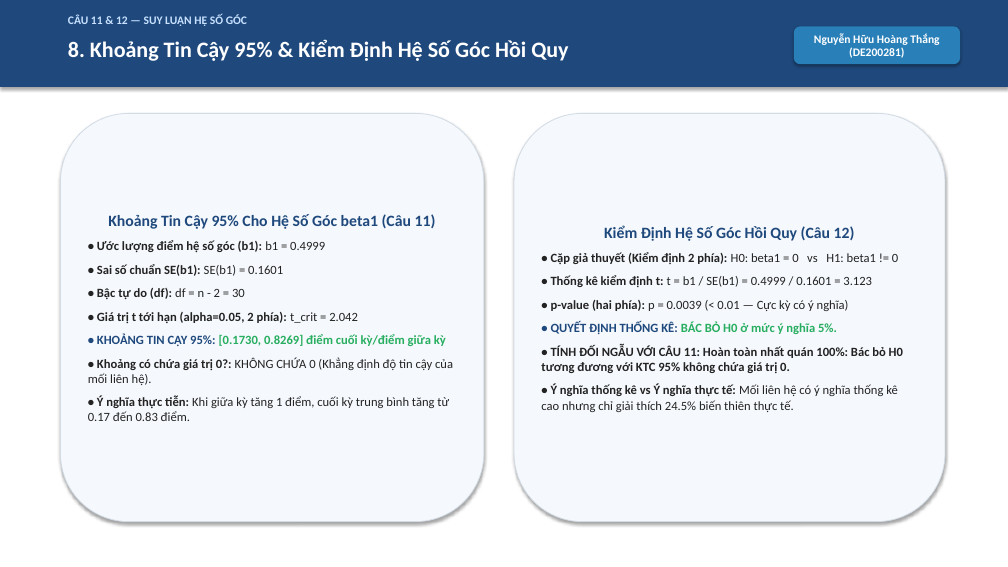
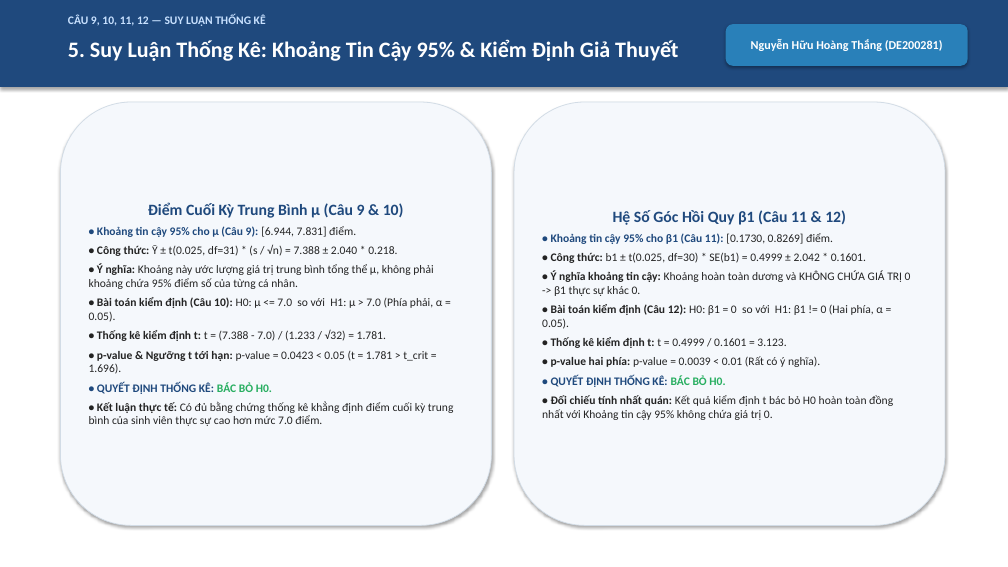
Before and after one commit to hieune321/mas-project-topic1, a slide deck: slide 6 of outputs/reports/Computer_Project_Topic_1_Slides.pptx (slide 9 before the commit). Drawn at 1008x567 pixels with LibreOffice and Linux fonts; fonts in the diff are those of the drawing. Boxes give left, top, right and bottom in pixels: in the first picture for what was removed or moved away, otherwise in the second. Text is boxed around its words. In the diff, an @@ line names an element or a change of style, - is before the commit and + after.

```diff
--- a/outputs/reports/Computer_Project_Topic_1_Slides.pptx
+++ b/outputs/reports/Computer_Project_Topic_1_Slides.pptx
@@ text at [68,14,266,26]: text changed @@
-CÂU 11 & 12 — SUY LUẬN HỆ SỐ GÓC
+CÂU 9, 10, 11, 12 — SUY LUẬN THỐNG KÊ
@@ rounded rectangle "Nguyễn Hữu Hoàng Thắng (DE200281)": place and size @@
-rounded rectangle "Nguyễn Hữu Hoàng Thắng (DE200281)" at [794,26,960,64]
+rounded rectangle "Nguyễn Hữu Hoàng Thắng (DE200281)" at [726,24,968,66]
@@ rounded rectangle "Nguyễn Hữu Hoàng Thắng (DE200281)" at [726,24,968,66]: size 11 to 11.5 pt @@
@@ text at [68,39,678,61]: text changed @@
-8. Khoảng Tin Cậy 95% & Kiểm Định Hệ Số Góc Hồi Quy
+5. Suy Luận Thống Kê: Khoảng Tin Cậy 95% & Kiểm Định Giả Thuyết
@@ rounded rectangle "Điểm Cuối Kỳ Trung Bình ...": place and size @@
-rounded rectangle "Điểm Cuối Kỳ Trung Bình ..." at [60,113,484,522]
+rounded rectangle "Điểm Cuối Kỳ Trung Bình ..." at [60,102,492,526]
@@ rounded rectangle "Hệ Số Góc Hồi Quy ...": place and size @@
-rounded rectangle "Hệ Số Góc Hồi Quy ..." at [514,113,945,522]
+rounded rectangle "Hệ Số Góc Hồi Quy ..." at [514,102,945,526]
@@ text in rounded rectangle at [89,202,453,426]: text changed; size 12 to 11 pt; bold off @@
-Khoảng Tin Cậy 95% Cho Hệ Số Góc beta1 (Câu 11)
-• Ước lượng điểm hệ số góc (b1): b1 = 0.4999
-• Sai số chuẩn SE(b1): SE(b1) = 0.1601
-• Bậc tự do (df): df = n - 2 = 30
-• Giá trị t tới hạn (alpha=0.05, 2 phía): t_crit = 2.042
-• KHOẢNG TIN CẬY 95%: [0.1730, 0.8269] điểm cuối kỳ/điểm giữa kỳ
-• Khoảng có chứa giá trị 0?: KHÔNG CHỨA 0 (Khẳng định độ tin cậy của mối liên hệ).
-• Ý nghĩa thực tiễn: Khi giữa kỳ tăng 1 điểm, cuối kỳ trung bình tăng từ 0.17 đến 0.83 điểm.
+Điểm Cuối Kỳ Trung Bình μ (Câu 9 & 10)
+• Khoảng tin cậy 95% cho μ (Câu 9): [6.944, 7.831] điểm.
+• Công thức: Ȳ ± t(0.025, df=31) * (s / √n) = 7.388 ± 2.040 * 0.218.
+• Ý nghĩa: Khoảng này ước lượng giá trị trung bình tổng thể μ, không phải khoảng chứa 95% điểm số của từng cá nhân.
+• Bài toán kiểm định (Câu 10): H0: μ <= 7.0 so với H1: μ > 7.0 (Phía phải, α = 0.05).
+• Thống kê kiểm định t: t = (7.388 - 7.0) / (1.233 / √32) = 1.781.
+• p-value & Ngưỡng t tới hạn: p-value = 0.0423 < 0.05 (t = 1.781 > t_crit = 1.696).
+• QUYẾT ĐỊNH THỐNG KÊ: BÁC BỎ H0.
+• Kết luận thực tế: Có đủ bằng chứng thống kê khẳng định điểm cuối kỳ trung bình của sinh viên thực sự cao hơn mức 7.0 điểm.
@@ text in rounded rectangle at [542,210,911,420]: text changed; size 12 to 11 pt; bold off @@
-Kiểm Định Hệ Số Góc Hồi Quy (Câu 12)
-• Cặp giả thuyết (Kiểm định 2 phía): H0: beta1 = 0 vs H1: beta1 != 0
-• Thống kê kiểm định t: t = b1 / SE(b1) = 0.4999 / 0.1601 = 3.123
-• p-value (hai phía): p = 0.0039 (< 0.01 — Cực kỳ có ý nghĩa)
-• QUYẾT ĐỊNH THỐNG KÊ: BÁC BỎ H0 ở mức ý nghĩa 5%.
-• TÍNH ĐỐI NGẪU VỚI CÂU 11: Hoàn toàn nhất quán 100%: Bác bỏ H0 tương đương với KTC 95% không chứa giá trị 0.
-• Ý nghĩa thống kê vs Ý nghĩa thực tế: Mối liên hệ có ý nghĩa thống kê cao nhưng chỉ giải thích 24.5% biến thiên thực tế.
+Hệ Số Góc Hồi Quy β1 (Câu 11 & 12)
+• Khoảng tin cậy 95% cho β1 (Câu 11): [0.1730, 0.8269] điểm.
+• Công thức: b1 ± t(0.025, df=30) * SE(b1) = 0.4999 ± 2.042 * 0.1601.
+• Ý nghĩa khoảng tin cậy: Khoảng hoàn toàn dương và KHÔNG CHỨA GIÁ TRỊ 0 -> β1 thực sự khác 0.
+• Bài toán kiểm định (Câu 12): H0: β1 = 0 so với H1: β1 != 0 (Hai phía, α = 0.05).
+• Thống kê kiểm định t: t = 0.4999 / 0.1601 = 3.123.
+• p-value hai phía: p-value = 0.0039 < 0.01 (Rất có ý nghĩa).
+• QUYẾT ĐỊNH THỐNG KÊ: BÁC BỎ H0.
+• Đối chiếu tính nhất quán: Kết quả kiểm định t bác bỏ H0 hoàn toàn đồng nhất với Khoảng tin cậy 95% không chứa giá trị 0.
```
Also in this commit, not shown: 4 other slides changed, 2 slides added, 7 slides removed, 12 other files.
